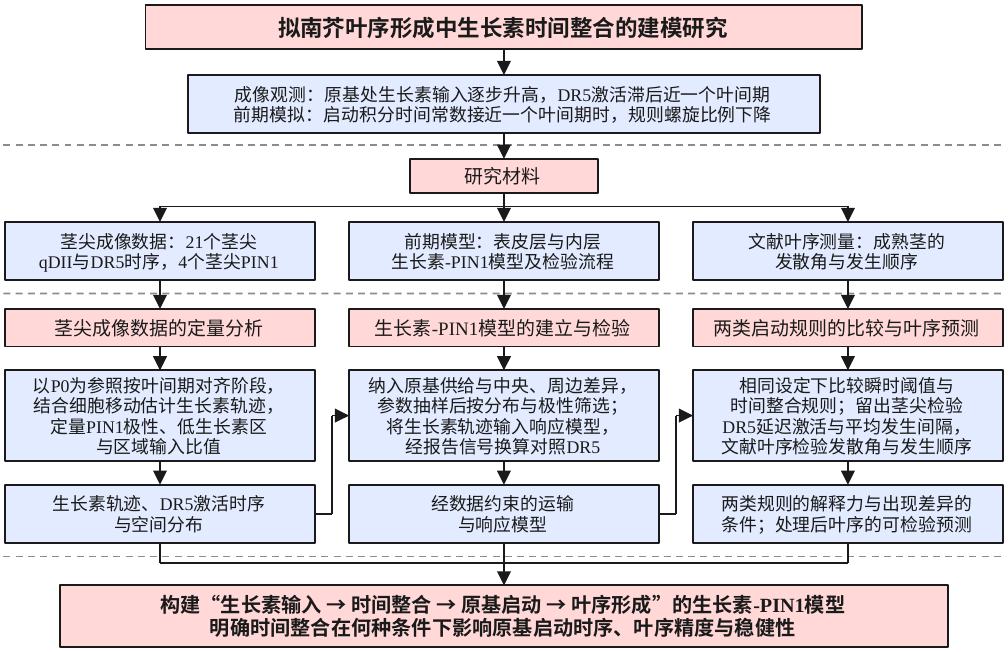
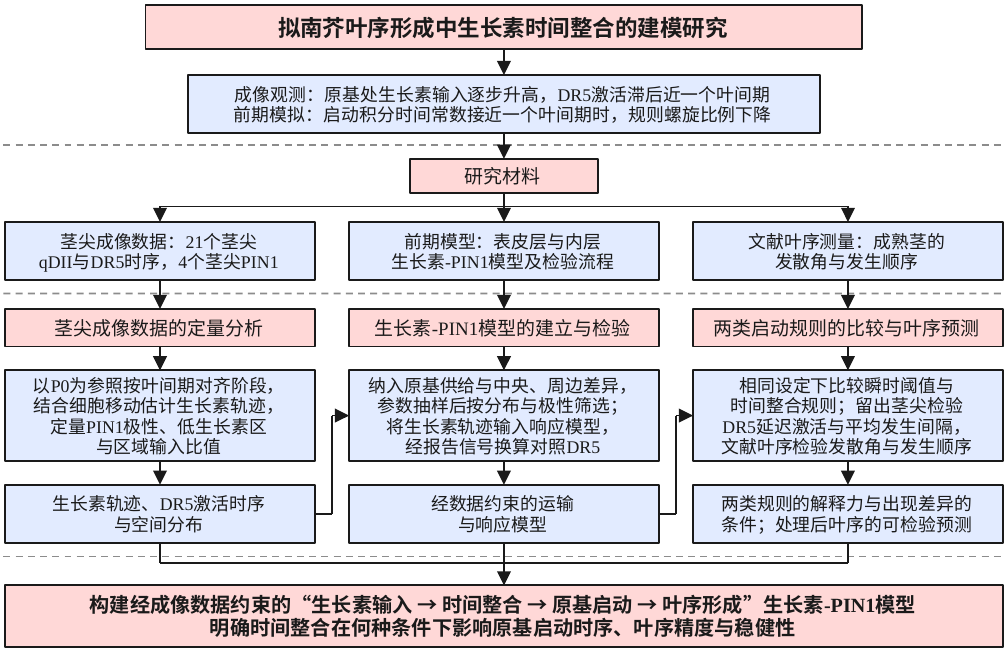
Before and after one commit to Aria0516/model, a slide deck: slide 1 of figures/prior_work/ppt/fig2-1_roadmap.pptx. Drawn at 1008x652 pixels with LibreOffice and Linux fonts; fonts in the diff are those of the drawing. Boxes give left, top, right and bottom in pixels: in the first picture for what was removed or moved away, otherwise in the second. Text is boxed around its words. In the diff, an @@ line names an element or a change of style, - is before the commit and + after.

```diff
--- a/figures/prior_work/ppt/fig2-1_roadmap.pptx
+++ b/figures/prior_work/ppt/fig2-1_roadmap.pptx
@@ rectangle "构建经成像数据约束的“生长素输入 → 时间整合 → 原基启动 ..." resized from (x1=60, y1=585, x2=947, y2=646) to (x1=5, y1=585, x2=1003, y2=646) @@
@@ text in rectangle at (x1=90, y1=595, x2=916, y2=614): text changed @@
-构建“生长素输入 → 时间整合 → 原基启动 → 叶序形成”的生长素-PIN1模型
+构建经成像数据约束的“生长素输入 → 时间整合 → 原基启动 → 叶序形成”生长素-PIN1模型
```
Also in this commit, not shown: 2 other files.
